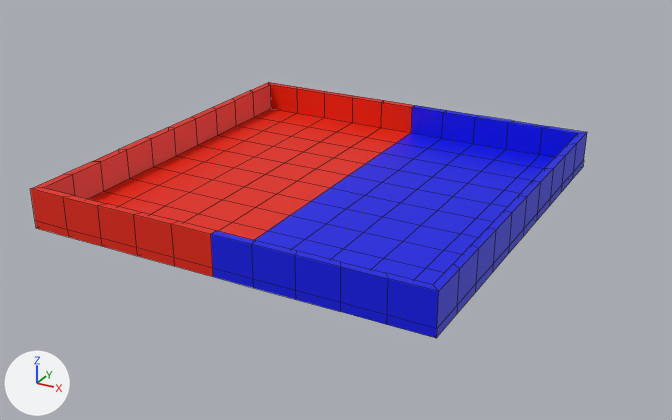
The FBX model Assets/Game Objects/Playable Field/Play Field.fbx, before and after one commit.
The view is the same before and after, from a 50 mm lens placed at (17.5, -31.3, 14.9), pointed at (0.5, -0.4, -0.6). Every picture has the same lights, and +X, +Y and +Z are marked at lower left. Mesh edges are drawn as thin lines. Where no turn or scale is listed for an object, it has been applied to the vertices.

Objects in the first picture: 'Field'.
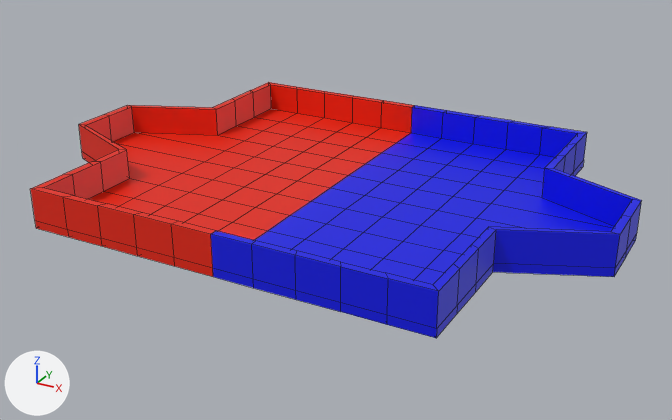
Where the newer file only moved an object's origin or applied its transform, the numbers keep the older frame.

Changed parts and their boxes (x1, y1, x2, y2) in the pictures (672 x 420 px; the box of a moved part takes in the faces that stretch with it):
```json
{"object": "Field", "change": "reshaped, shading changed", "before": [31, 82, 587, 338], "after": [31, 82, 642, 338], "on screen": "10% wider"}
{"part": 1, "of": "me_cube_001", "change": "moved or reshaped", "before": [121, 108, 245, 185], "after": [79, 105, 245, 185]}
{"part": 2, "of": "me_cube_001", "change": "moved or reshaped", "before": [444, 168, 554, 271], "after": [444, 168, 642, 277]}
{"part": 3, "of": "me_cube_001", "change": "shading changed", "before": [31, 82, 587, 338], "after": [31, 82, 587, 338]}
```

Scene script edits in JSON lines:
```json
{"block": "me_cube_001", "where": "# used by ob_field; location = (0.0, 0.0, 0.0)"}
{"op": "remove", "block": "me_cube_001", "code": "me_cube_001.from_pydata(...)  # 402 vertices, 400 faces; spans x -8.3..8.3, y -8.3..8.3, z -0.2..1.5"}
{"op": "add", "block": "me_cube_001", "code": "me_cube_001.from_pydata(...)  # 402 vertices, 400 faces; spans x -12.1..12.1, y -8.3..8.3, z -0.2..1.5"}
{"block": "me_cube_001", "change": "me_cube_001 part 1: all 18 vertices in x -8.3..-8.0, y -1.7..1.7, z -0.2..1.5 are moved by (-3.8, 0.0, 0.0)"}
{"block": "me_cube_001", "change": "me_cube_001 part 2: all 18 vertices in x 8.0..8.3, y -1.7..1.7, z -0.2..1.5 are moved by (3.8, 0.0, 0.0)"}
{"block": "me_cube_001", "change": "me_cube_001 part 3: edges marked sharp go from 220 to 260"}
```
